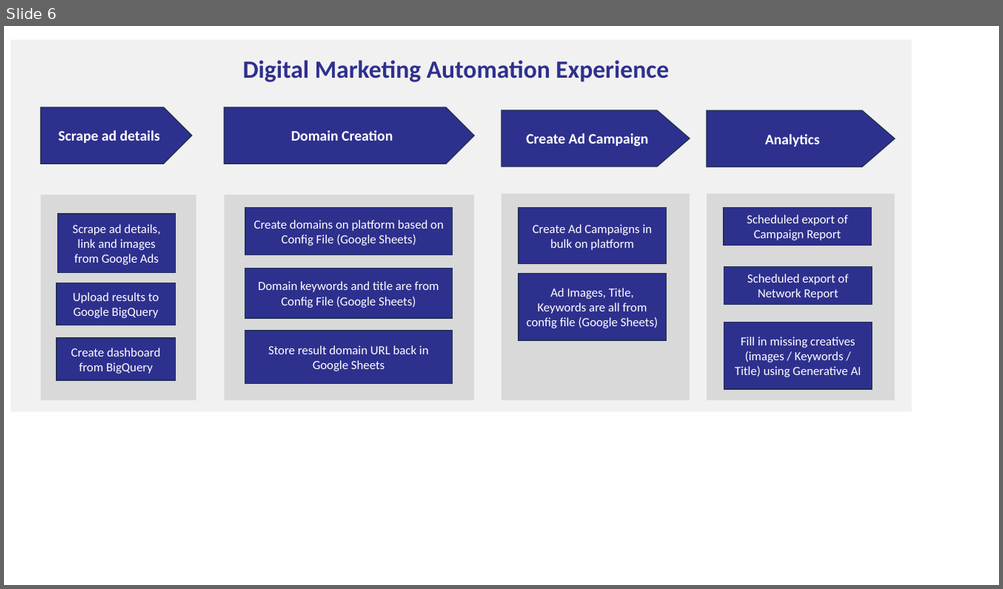
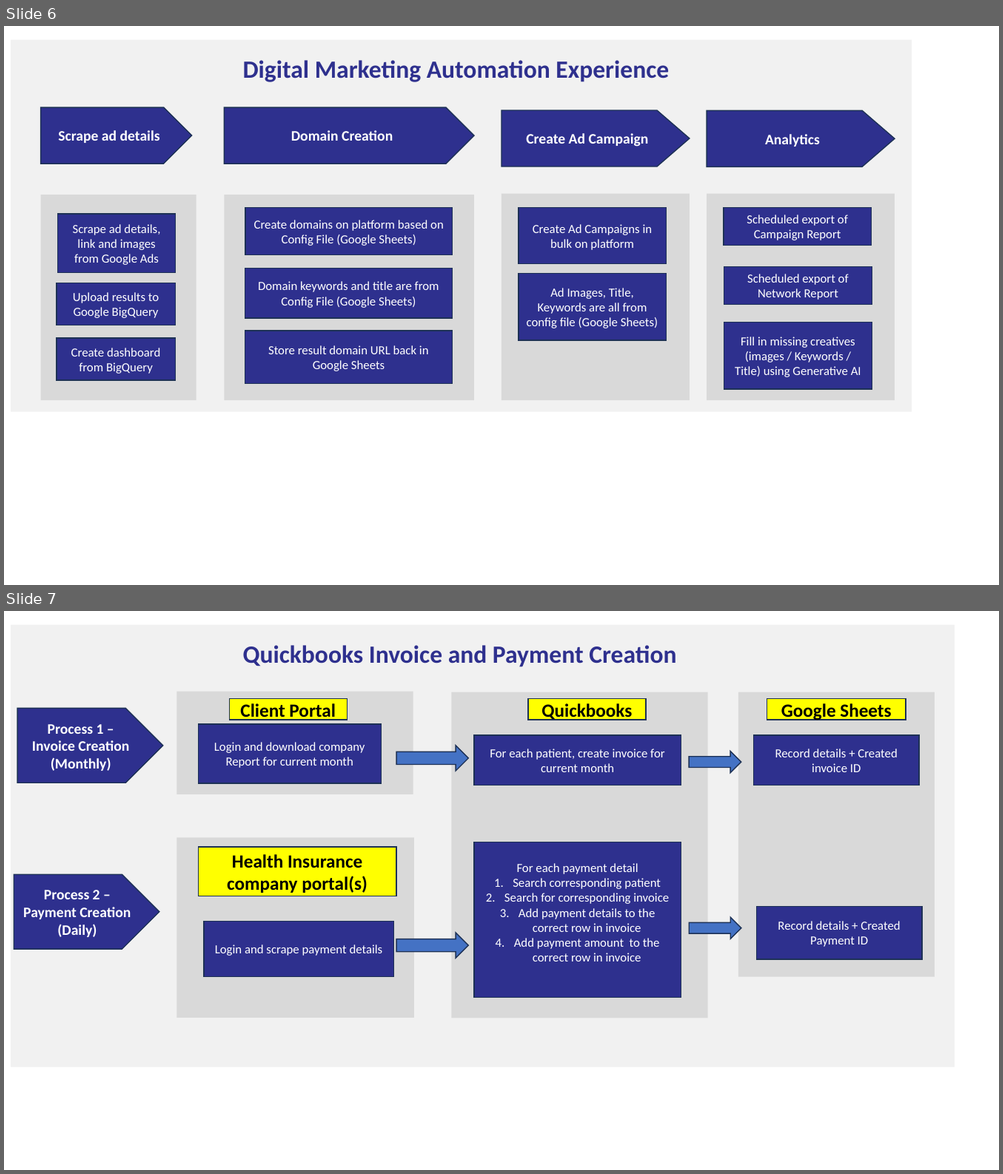
Before and after one commit to 113256/projects, a slide deck: Hyperautomation Stack.pptm. Shown one above the other, each under a label of ours: slide 6 before the commit, slides 6 and 7 after it. The pictures are 1003x589 and 1003x1174 pixels, drawn with LibreOffice and Linux fonts; fonts in the diff are those of the drawing. Boxes give left, top, right and bottom in pixels: in the first picture for what was removed or moved away, otherwise in the second. Text is boxed around its words. In the diff, an @@ line names an element or a change of style, - is before the commit and + after.

Commit message:
qb and google ads

```diff
--- a/Hyperautomation Stack.pptm
+++ b/Hyperautomation Stack.pptm
@@ slide 7 added at [4, 611, 999, 1170], background #FFFFFF @@
@@ rectangle added at [11, 624, 955, 1067], fill #F1F1F1 @@
@@ text added at [243, 645, 676, 667], 24 pt, text #2E308E, bold @@
+Quickbooks Invoice and Payment Creation
@@ rectangle added at [177, 692, 414, 795], fill #D9D9D9 @@
@@ rectangle added at [229, 699, 347, 720], fill #FFFF00, outline #1E3256 1 pt, 18 pt, text #000000, bold @@
+Client Portal
@@ rectangle added at [452, 692, 708, 1019], fill #D9D9D9 @@
@@ rectangle added at [528, 699, 646, 720], fill #FFFF00, outline #1E3256 1 pt, 18 pt, text #000000, bold @@
+Quickbooks
@@ rectangle added at [738, 692, 934, 977], fill #D9D9D9 @@
@@ rectangle added at [766, 699, 905, 720], fill #FFFF00, outline #1E3256 1 pt, 18 pt, text #000000, bold @@
+Google Sheets
@@ pentagon arrow added at [17, 708, 163, 783], fill #2E308E, outline #1E3256 1 pt, 14 pt, text #FFFFFF, bold @@
+Process 1 – Invoice Creation (Monthly)
@@ rectangle added at [198, 724, 381, 783], fill #2E308E, outline #1E3256 1 pt, 12 pt, text #FFFFFF @@
+Login and download company Report for current month
@@ rectangle added at [474, 735, 680, 786], fill #2E308E, outline #1E3256 1 pt, 12 pt, text #FFFFFF @@
+For each patient, create invoice for current month
@@ rectangle added at [754, 735, 919, 786], fill #2E308E, outline #1E3256 1 pt, 12 pt, text #FFFFFF @@
+Record details + Created invoice ID
@@ right arrow added at [396, 745, 468, 771], fill #4472C4, outline #1E3256 1 pt @@
@@ right arrow added at [689, 752, 741, 773], fill #4472C4, outline #1E3256 1 pt @@
@@ rectangle added at [177, 838, 415, 1019], fill #D9D9D9 @@
@@ rectangle added at [198, 847, 396, 896], fill #FFFF00, outline #1E3256 1 pt, 18 pt, text #000000, bold @@
+Health Insurance company portal(s)
@@ rectangle added at [474, 843, 680, 998], fill #2E308E, outline #1E3256 1 pt, 12 pt, text #FFFFFF @@
+For each payment detail
+1. Search corresponding patient
+2. Search for corresponding invoice
+3. Add payment details to the correct row in invoice
+4. Add payment amount to the correct row in invoice
@@ pentagon arrow added at [14, 874, 159, 949], fill #2E308E, outline #1E3256 1 pt, 14 pt, text #FFFFFF, bold @@
+Process 2 – Payment Creation (Daily)
@@ rectangle added at [204, 921, 394, 977], fill #2E308E, outline #1E3256 1 pt, 12 pt, text #FFFFFF @@
+Login and scrape payment details
@@ right arrow added at [689, 917, 741, 940], fill #4472C4, outline #1E3256 1 pt @@
@@ rectangle added at [757, 906, 922, 960], fill #2E308E, outline #1E3256 1 pt, 12 pt, text #FFFFFF @@
+Record details + Created Payment ID
@@ right arrow added at [396, 934, 468, 959], fill #4472C4, outline #1E3256 1 pt @@
```
Also in this commit, not shown: 3 other files.
